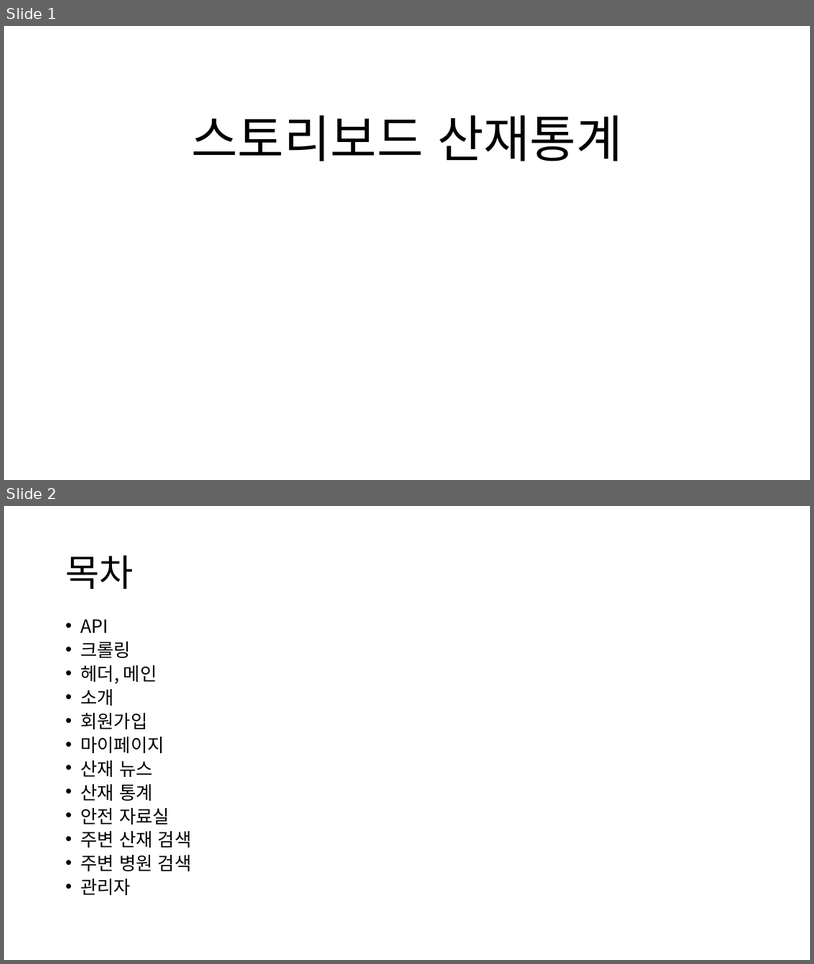
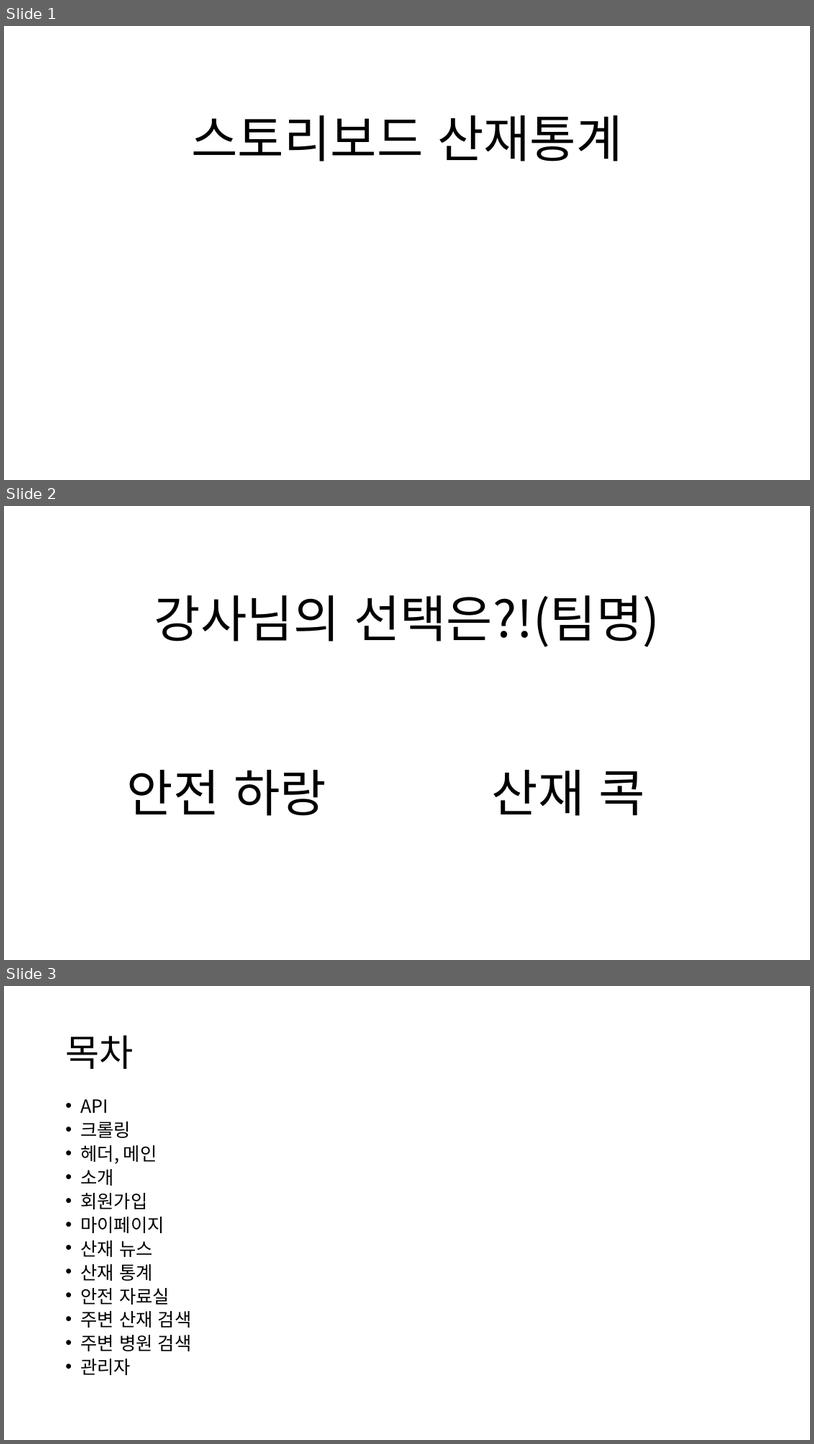
Before and after one commit to imyongchan/source, a slide deck: 종합기획/종합/스토리보드_종합중.pptx. Shown one above the other, each under a label of ours: slides 1 and 2 before the commit, slides 1, 2 and 3 after it. The pictures are 814x964 and 814x1444 pixels, drawn with LibreOffice and Linux fonts; fonts in the diff are those of the drawing. Boxes give left, top, right and bottom in pixels: in the first picture for what was removed or moved away, otherwise in the second. Text is boxed around its words. In the diff, an @@ line names an element or a change of style, - is before the commit and + after.

```diff
--- a/종합기획/종합/스토리보드_종합중.pptx
+++ b/종합기획/종합/스토리보드_종합중.pptx
@@ slide 2 added at (x1=4, y1=506, x2=810, y2=960), background #FFFFFF @@
@@ title added at (x1=154, y1=595, x2=660, y2=647), 60 pt, text #000000 @@
+강사님의 선택은?!(팀명)
@@ text added at (x1=127, y1=770, x2=327, y2=816), 60 pt, text #000000 @@
+안전 하랑
@@ text added at (x1=492, y1=770, x2=645, y2=816), 60 pt, text #000000 @@
+산재 콕
@@ what was slide 2 is now slide 3 @@
```
Also in this commit, not shown: 20 slides changed.
